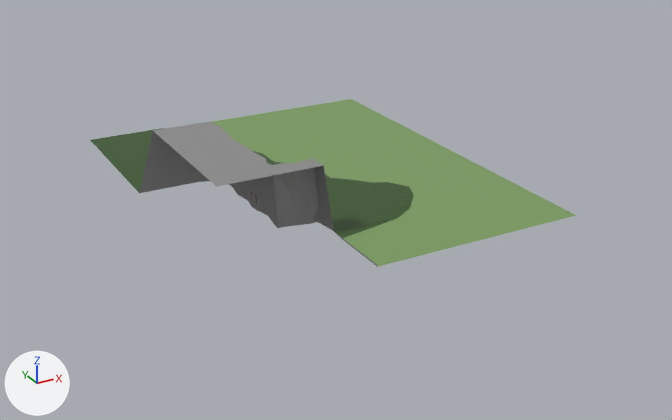
Two versions of the Blender file Software/CozyCauldron/Assets/Custom Models/BugArea.blend, one commit apart.
Before and after are seen from a 50 mm lens placed at (-173.0, -345.0, 163.0), pointed at (11.0, -11.0, -4.0). Arrows for +X, +Y and +Z are at lower left; the lights stay in place.
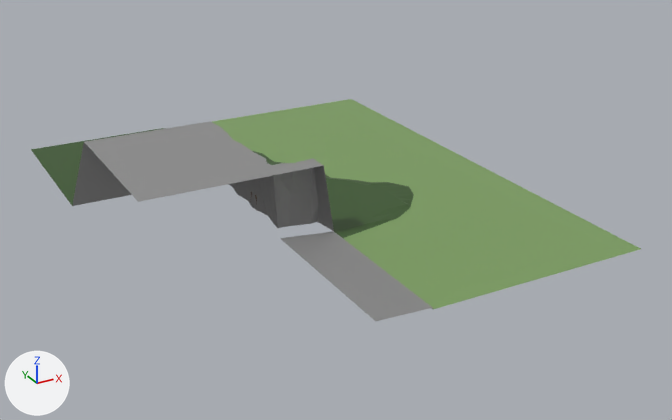
Changed parts and their boxes (x1, y1, x2, y2) in the pictures (672 x 420 px):
'Plane', reshaped (25% wider, 32% taller): before (90, 99, 576, 267); after (31, 99, 641, 321)
part 1 of me_plane, added: after (31, 131, 641, 321)

The change in detail:
me_plane is used by ob_plane; location (0.0, 0.0, 0.0); scale (37.3, 37.3, 37.3).
me_plane had 538 vertices, 485 faces and spanned x -1.68..2.57, y -1.94..3.35, z -0.02..0.81.
me_plane now has 615 vertices, 557 faces and spans x -2.5..2.57, y -3.17..3.35, z -0.02..0.81.
Part 1, on me_plane:
36 vertices are added at x -1.68..2.57, y -1.94..3.35, z -0.02..0.81.
23 new vertices lie (-0.82, 0.0, 0.0) away from vertices in x -1.68..-1.48, y -1.0..3.35, z 0.0..0.81.
7 new vertices lie (0.0, -1.01, 0.0) away from vertices in x -0.13..0.44, y -1.94, z -0.02..0.0.
6 new vertices lie (0.0, -1.02, 0.0) away from vertices in x 0.72..2.57, y -1.93, z -0.02.
5 new vertices lie (-0.77, -0.22, 0.18) away from vertices in x -0.13, y -2.95..-1.0, z 0.0.
42 new faces join them, mat_material (grey #8e8e8e).
18 new faces join them, mat_meadow_grass (green #7c9e60).
12 new faces join them, mat_forrest_grass (dark green #375626).
